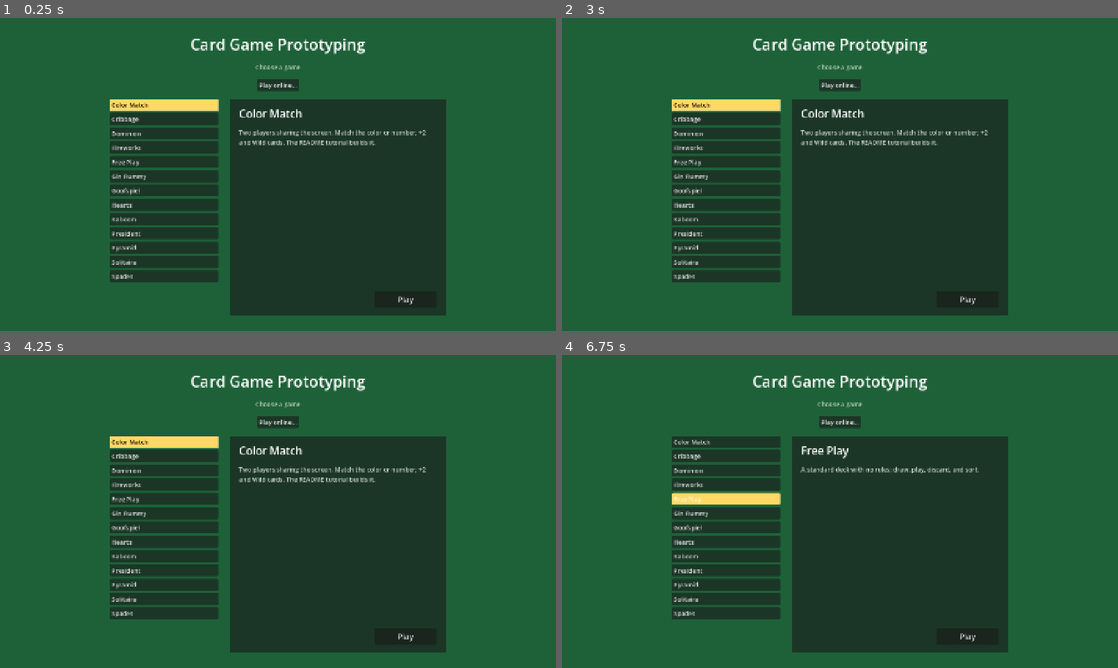
Above: before the commit, frames 1-4 (two rows, left to right).
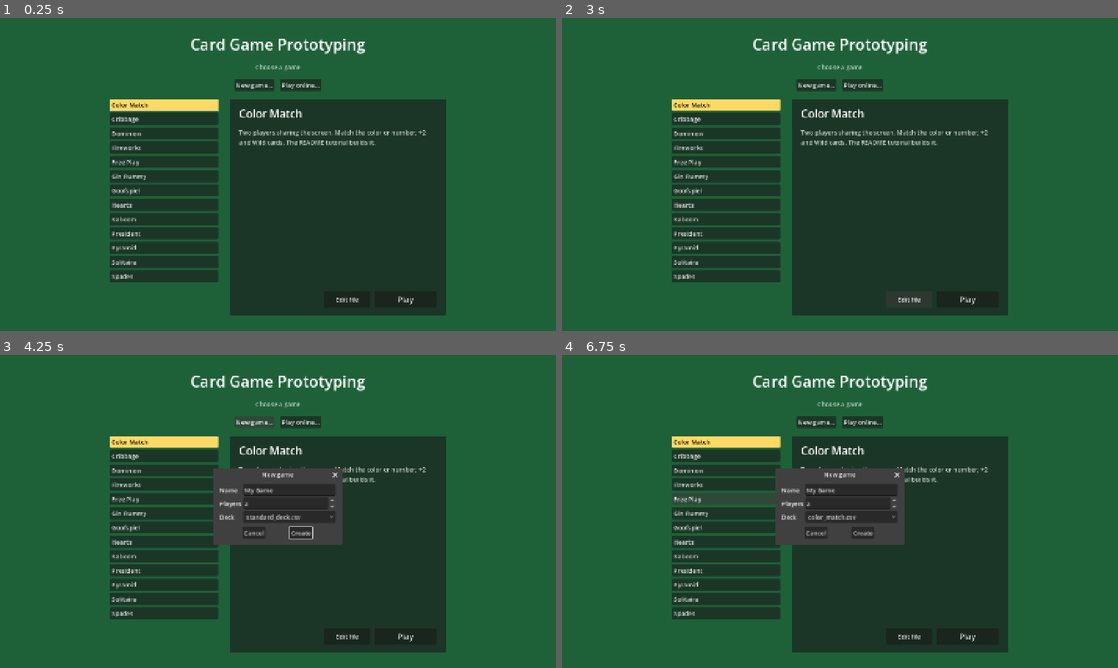
Above: after the commit, the same moments.

Repository: tylersutton/CardGameEngine
Game: Godot game, scene res://scenes/title.tscn
Two runs of this game, one before a commit and one after it. Both use one fixed random seed, a clock stepped at 60 frames per second and the inputs below.
Inputs (mouse positions are in pixels of both pictures, inside the frame that each line leads up to):
- Up to frame 1 (0.25 s): no input
- Up to frame 2 (3 s): click "Play online..." at 0.5 s; click "Host" at 1.25 s; click "Back to games" at 2 s; click (906, 299) at 2.75 s, where only the run after the commit has a clickable "Edit file"
- Up to frame 3 (4.25 s): click (255, 420) at 3.5 s, where only the run after the commit has a clickable "New game..."
- Up to frame 4 (6.75 s): click (851, 517) at 4.25 s, where only the run after the commit has a clickable "standard_deck.csv"; click (862, 533) at 5 s, where only the run after the commit has a clickable "Create"; click (817, 420) at 5.75 s, where only the run after the commit has a clickable "New game..."; click "Free Play" at 6.5 s

The runs differ from the first frame. In frame 1, 0.5% of the frame differs, in the area x 42-65%, y 19-91%; in frame 2, 0.5%; in frame 3, 4.2%; in frame 4, 6.2%, in the area x 19-77%, y 19-91%.

Commit message:
New game and Edit file buttons on the title screen
"New game..." writes a commented, playable game file from a template
(draw a card, discard a card; random bots in the other seats; a solo
version for one player). "Edit file" opens the selected game's file.

Co-Authored-By: Claude Opus 5.5 <noreply@anthropic.com>

Diff:
--- a/scenes/title.tscn
+++ b/scenes/title.tscn
@@ -48,10 +48,19 @@
 text = "Choose a game"
 horizontal_alignment = 1
 
-[node name="OnlineButton" type="Button" parent="Margin/Column"]
+[node name="TopButtons" type="HBoxContainer" parent="Margin/Column"]
+layout_mode = 2
+alignment = 1
+theme_override_constants/separation = 16
+
+[node name="NewGameButton" type="Button" parent="Margin/Column/TopButtons"]
 unique_name_in_owner = true
 layout_mode = 2
-size_flags_horizontal = 4
+text = "New game..."
+
+[node name="OnlineButton" type="Button" parent="Margin/Column/TopButtons"]
+unique_name_in_owner = true
+layout_mode = 2
 text = "Play online..."
 
 [node name="Panes" type="HBoxContainer" parent="Margin/Column"]
@@ -100,10 +109,20 @@
 theme_override_colors/font_color = Color(1, 1, 1, 0.8)
 autowrap_mode = 3
 
-[node name="Play" type="Button" parent="Margin/Column/Panes/Details/DetailsMargin/DetailsColumn"]
+[node name="DetailsButtons" type="HBoxContainer" parent="Margin/Column/Panes/Details/DetailsMargin/DetailsColumn"]
+layout_mode = 2
+alignment = 2
+theme_override_constants/separation = 12
+
+[node name="EditButton" type="Button" parent="Margin/Column/Panes/Details/DetailsMargin/DetailsColumn/DetailsButtons"]
+unique_name_in_owner = true
+custom_minimum_size = Vector2(120, 44)
+layout_mode = 2
+text = "Edit file"
+
+[node name="Play" type="Button" parent="Margin/Column/Panes/Details/DetailsMargin/DetailsColumn/DetailsButtons"]
 unique_name_in_owner = true
 custom_minimum_size = Vector2(160, 44)
 layout_mode = 2
-size_flags_horizontal = 8
 theme_override_font_sizes/font_size = 20
 text = "Play"
--- a/scripts/core/bot.gd
+++ b/scripts/core/bot.gd
@@ -21,7 +21,8 @@
 		turn_player = game.current_player()
 		inputs_this_turn = 0
 	if inputs_this_turn >= MAX_INPUTS_PER_TURN:
-		game.report_failure("Bot %d stopped after %d inputs this turn (is \"prefer\" pushing it in circles?)" % [turn_player, MAX_INPUTS_PER_TURN])
+		var hint := " (is \"prefer\" pushing it in circles?)" if game.rules.bot.has("prefer") else ""
+		game.report_failure("Bot %d stopped after %d inputs this turn%s" % [turn_player, MAX_INPUTS_PER_TURN, hint])
 		return false
 	var prefer: String = game.rules.bot.get("prefer", "")
 	if game.choosing:
--- a/scripts/ui/title_screen.gd
+++ b/scripts/ui/title_screen.gd
@@ -2,6 +2,10 @@
 
 const MAIN_SCENE := preload("res://scenes/main.tscn")
 const LOBBY_SCENE := "res://scenes/lobby.tscn"
+const DECKS_FOLDER := "res://decks/"
+const TEMPLATES := {1: "res://templates/new_solo_game.json", 2: "res://templates/new_game.json"}
+const MAX_PLAYERS := 6
+const SEAT_NAMES := ["You", "Player 2", "Player 3", "Player 4", "Player 5", "Player 6"]
 const SELECTED_COLOR := Color(1, 0.85, 0.4)
 
 static var selected_style := _selected_box()
@@ -14,15 +18,75 @@
 	_fit_window_to_screen()
 	%Play.pressed.connect(func() -> void: _play(selected_path))
 	%OnlineButton.pressed.connect(func() -> void: get_tree().change_scene_to_file(LOBBY_SCENE))
+	%NewGameButton.pressed.connect(_ask_for_new_game)
+	%EditButton.pressed.connect(func() -> void: OS.shell_open(ProjectSettings.globalize_path(selected_path)))
+	_list_games()
+
+
+func _list_games(select := "") -> void:
+	for child in %GameList.get_children():
+		child.free()
 	var group := ButtonGroup.new()
 	var games := GameRules.game_paths().map(func(path: String) -> Array: return [path, GameRules.load_json(path)])
 	games.sort_custom(func(a: Array, b: Array) -> bool: return _title(a[0], a[1]).naturalnocasecmp_to(_title(b[0], b[1])) < 0)
 	for game: Array in games:
 		_add_game(game[0], game[1], group)
-	var first: Button = %GameList.get_child(0) if %GameList.get_child_count() else null
-	if first:
-		first.button_pressed = true
-		first.grab_focus()
+	var chosen: Button = null
+	for button: Button in %GameList.get_children():
+		if not chosen or button.get_meta("path") == select:
+			chosen = button
+	if chosen:
+		chosen.button_pressed = true
+		chosen.grab_focus()
+
+
+## "New game...": a name, a player count and a deck make a playable game file from a template, ready to edit.
+func _ask_for_new_game() -> void:
+	var dialog := ConfirmationDialog.new()
+	dialog.title = "New game"
+	dialog.ok_button_text = "Create"
+	var form := GridContainer.new()
+	form.columns = 2
+	var game_name := LineEdit.new()
+	game_name.text = "My Game"
+	game_name.custom_minimum_size.x = 240
+	var players := SpinBox.new()
+	players.min_value = 1
+	players.max_value = MAX_PLAYERS
+	players.value = 2
+	var deck := OptionButton.new()
+	for file in DirAccess.get_files_at(DECKS_FOLDER):
+		if file.get_extension() == "csv":
+			deck.add_item(file)
+			if file == "standard_deck.csv":
+				deck.select(deck.item_count - 1)
+	for row: Array in [["Name", game_name], ["Players", players], ["Deck", deck]]:
+		var label := Label.new()
+		label.text = row[0]
+		form.add_child(label)
+		form.add_child(row[1])
+	dialog.add_child(form)
+	dialog.confirmed.connect(func() -> void:
+		_create_game(game_name.text.strip_edges(), int(players.value), deck.get_item_text(deck.selected)))
+	add_child(dialog)
+	dialog.popup_centered()
+
+
+func _create_game(title: String, players: int, deck: String) -> void:
+	var base_name := title.to_snake_case().validate_filename() if title else "my_game"
+	var path := GameRules.GAMES_FOLDER + base_name + ".json"
+	var number := 2
+	while FileAccess.file_exists(path):
+		path = GameRules.GAMES_FOLDER + "%s_%d.json" % [base_name, number]
+		number += 1
+	var template := FileAccess.get_file_as_string(TEMPLATES[mini(players, 2)])
+	var file := FileAccess.open(path, FileAccess.WRITE)
+	file.store_string(template.format({
+		title = title if title else "My Game", players = players, deck = deck,
+		player_names = JSON.stringify(SEAT_NAMES.slice(0, players)), bot_players = JSON.stringify(range(2, players + 1)),
+	}))
+	file.close()
+	_list_games(path)
 
 
 func _fit_window_to_screen() -> void:
@@ -36,6 +100,7 @@
 func _add_game(path: String, rules: GameRules, group: ButtonGroup) -> void:
 	var button := Button.new()
 	button.text = _title(path, rules)
+	button.set_meta("path", path)
 	button.toggle_mode = true
 	button.add_theme_stylebox_override("pressed", selected_style)
 	button.add_theme_color_override("font_pressed_color", Color.BLACK)
--- /dev/null
+++ b/templates/new_game.json
@@ -0,0 +1,41 @@
+{
+	// A starting point made by "New game...". Change anything and save: the table reloads by itself.
+	// Every key is explained in README.md, under "Game file reference".
+	"title": "{title}",
+	"description": "{players} players. Describe your game here.",
+	"players": {players},
+	"player_names": {player_names},
+
+	"zones": {
+		// Click the deck to draw, or drag from it.
+		"deck": { "label": "Deck", "layout": "pile", "face": "down", "anchor": [0.4, 0.5], "cards": "res://decks/{deck}",
+			"on_click": "try_move(top(deck), hand)" },
+		"discard": { "label": "Discard", "layout": "pile", "anchor": [0.6, 0.5] },
+		// One hand per player. The anchor is seat 1's (the bottom); the other seats go round the table.
+		"hand": { "per_player": true, "layout": "fan", "face": "private", "anchor": [0.5, 0.84] }
+	},
+	"seats": [[0.22, 0.86]],
+
+	// The other seats are bots that play random legal moves. Add "prefer" to make them try to win.
+	"bot": { "players": {bot_players} },
+
+	// A turn: draw a card, then discard one.
+	"variables": { "phase": "draw" },
+	"moves": [
+		{
+			"from": "deck", "to": "hand", "phase": "draw",
+			"then": ["assign('phase', 'discard')", { "if": "count(deck) == 0", "then": "trigger('deck_empty')" }]
+		},
+		{ "from": "hand", "to": "discard", "phase": "discard", "then": ["assign('phase', 'draw')", "end_turn()"] }
+	],
+
+	"actions": {
+		"Sort hand": "sort(hand, ['name'])"
+	},
+
+	"triggers": {
+		"start": ["shuffle(deck)", "deal(deck, all_hand, 5)"],
+		// The discard pile, minus its top card, becomes the new deck.
+		"deck_empty": ["move(without(discard, top(discard)), deck)", "shuffle(deck)"]
+	}
+}
--- /dev/null
+++ b/templates/new_solo_game.json
@@ -0,0 +1,30 @@
+{
+	// A starting point made by "New game...". Change anything and save: the table reloads by itself.
+	// Every key is explained in README.md, under "Game file reference".
+	"title": "{title}",
+	"description": "A one-player game. Describe your game here.",
+
+	"zones": {
+		// Click the deck to draw, or drag from it.
+		"deck": { "label": "Deck", "layout": "pile", "face": "down", "anchor": [0.4, 0.5], "cards": "res://decks/{deck}",
+			"on_click": "try_move(top(deck), hand)" },
+		"discard": { "label": "Discard", "layout": "pile", "anchor": [0.6, 0.5] },
+		"hand": { "label": "Hand", "layout": "fan", "anchor": [0.5, 0.84] }
+	},
+
+	// Draw cards and discard them. Add "when" to a move to say when it's allowed.
+	"moves": [
+		{ "from": "deck", "to": "hand" },
+		{ "from": "hand", "to": "discard" }
+	],
+
+	"actions": {
+		"Sort hand": "sort(hand, ['name'])"
+	},
+
+	"triggers": {
+		"start": ["shuffle(deck)", "draw(deck, hand, 5)"],
+		// The discard pile becomes the new deck.
+		"deck_empty": ["move(discard, deck)", "shuffle(deck)"]
+	}
+}
Not shown, changed: README.md
